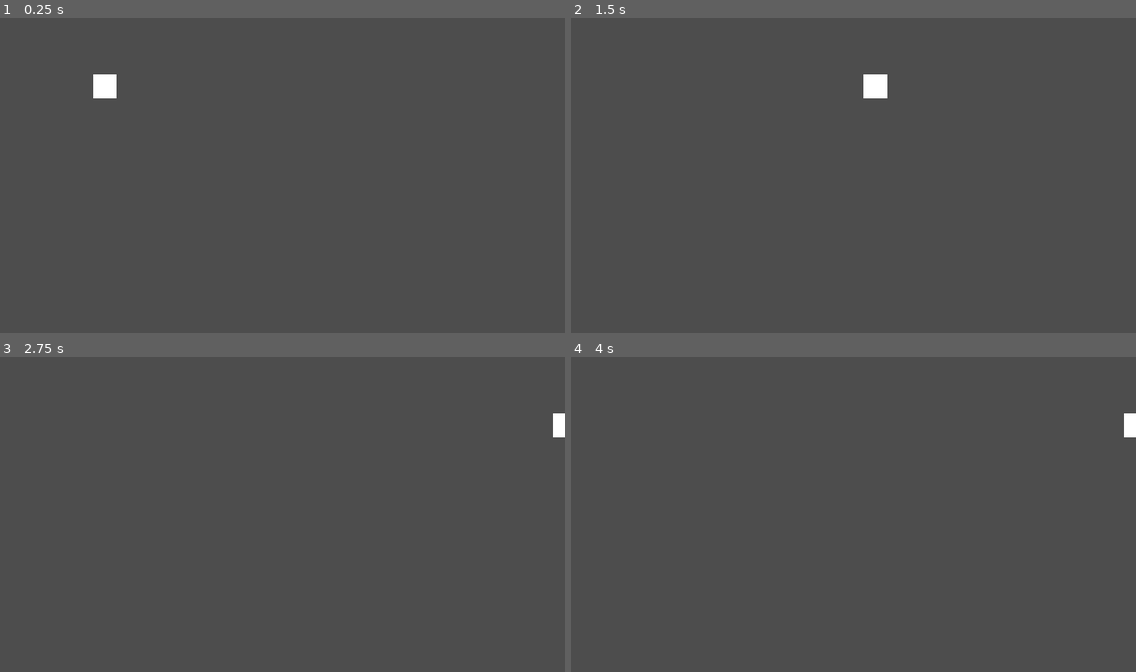
Above: before the commit, frames 1-4 (two rows, left to right).
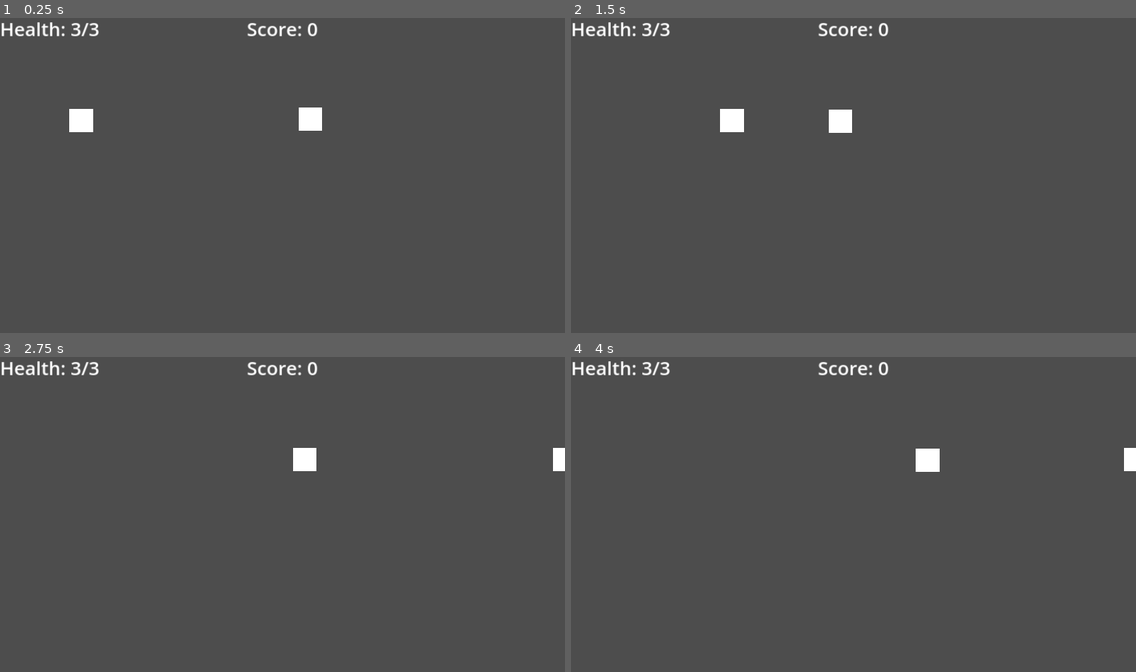
Above: after the commit, the same moments.

Repository: jonahh2160/275-group-five
Game: Godot game, scene res://main.tscn
Two runs of this game, one before a commit and one after it. Both use one fixed random seed, a clock stepped at 60 frames per second and the inputs below. Before the commit the project starts from res://player.tscn.
Inputs:
- Up to frame 1 (0.25 s): no input
- Up to frame 2 (1.5 s): tap Enter at 0.5 s; hold D (move_right) 0.53-1.28 s; hold Shift (dodge) 0.53-1.28 s; hold S (move_down) from 1.28 s (still down); tap Shift (dodge) at 1.35 s
- Up to frame 3 (2.75 s): release S (move_down) at 2.03 s; hold D (move_right) from 2.03 s (still down); hold Shift (dodge) from 2.03 s (still down)
- Up to frame 4 (4 s): release D (move_right) at 2.78 s; release Shift (dodge) at 2.78 s; hold W (move_up) 2.78-3.53 s; tap Shift (dodge) at 2.85 s; hold A (move_left) from 3.53 s (still down); hold Shift (dodge) from 3.53 s (still down)

The runs differ from the first frame. In frame 1, 1.5% of the frame differs, in the area x 0-57%, y 1-37%; in frame 2, 1.5%; in frame 3, 1.2%; in frame 4, 1.2%.

Commit message:
Fixed i_frames

Diff:
--- a/player.gd
+++ b/player.gd
@@ -34,6 +34,9 @@
 		1:
 			dodge(delta)
 
+	if i_frames > 0:
+		i_frames = i_frames - 1
+
 	position += velocity * delta
 	position = position.clamp(Vector2.ZERO, screen_size)
 
@@ -56,7 +59,7 @@
 
 	match phase:
 		0:
-			dash_angle = dir * 5
+			dash_angle = dir * 2
 			dashing = false
 			timer = 30
 			phase = 1
@@ -86,6 +89,7 @@
 func _on_body_entered(body):
 	if i_frames == 0:
 		health -= 1
+		hit.emit()
 		i_frames += 150
 	if health == 0:
 		hide() # Player disappears after being hit.
--- a/project.godot
+++ b/project.godot
@@ -11,7 +11,7 @@
 [application]
 
 config/name="Hands Off!"
-run/main_scene="res://player.tscn"
+run/main_scene="res://main.tscn"
 config/features=PackedStringArray("4.2", "Mobile")
 config/icon="res://icon.svg"
 
